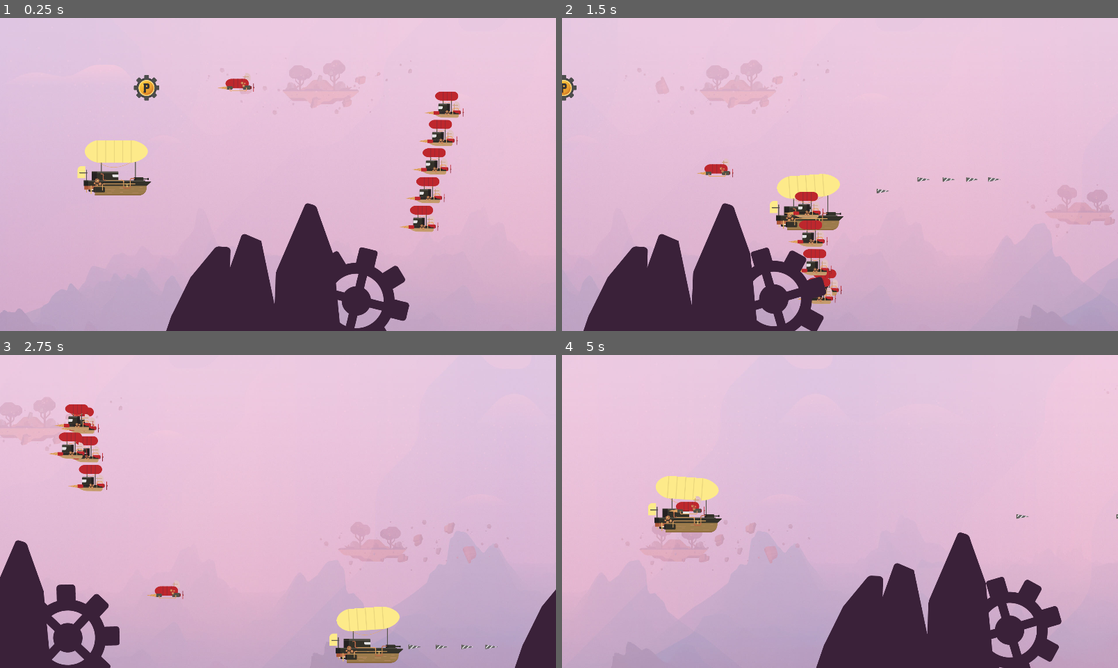
Above: before the commit, frames 1-4 (two rows, left to right).
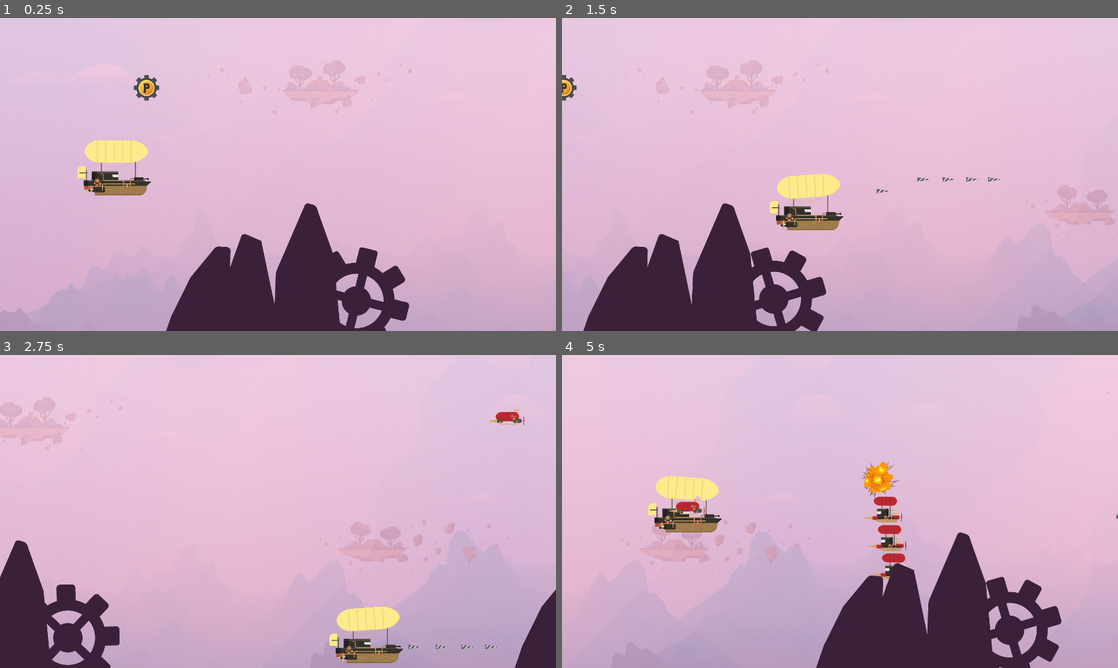
Above: after the commit, the same moments.

Repository: platzi/taller-godot-arkanet
Game: Godot game, scene res://Scenes/Nivel1.tscn
Same seed, same stepped clock (60 frames per second), same inputs: the game is played once before the commit and once after it.
Inputs (mouse positions are in pixels of both pictures, inside the frame that each line leads up to):
- Up to frame 1 (0.25 s): no input
- Up to frame 2 (1.5 s): move the mouse to (962, 158) at 0.52 s; press the mouse at (962, 158) at 0.53 s; hold D (move_right) 0.53-1.28 s; move the mouse to (728, 190) at 1.27 s; release the mouse at (728, 190) at 1.28 s; hold S (move_down) from 1.28 s (still down); click (728, 190) at 1.35 s
- Up to frame 3 (2.75 s): move the mouse to (333, 442) at 2.02 s; release S (move_down) at 2.03 s; press the mouse at (333, 442) at 2.03 s; hold D (move_right) from 2.03 s (still down)
- Up to frame 4 (5 s): move the mouse to (812, 574) at 2.77 s; release D (move_right) at 2.78 s; release the mouse at (812, 574) at 2.78 s; hold W (move_up) 2.78-3.53 s; click (812, 574) at 2.85 s; move the mouse to (1006, 558) at 3.52 s; press the mouse at (1006, 558) at 3.53 s; hold A (move_left) from 3.53 s (still down); move the mouse to (673, 464) at 4.27 s; release the mouse at (673, 464) at 4.28 s; click (673, 464) at 4.35 s

The runs differ from the first frame. In frame 1, 1.7% of the frame differs, in the area x 39-84%, y 17-69%; in frame 2, 1.3%; in frame 3, 1.7%; in frame 4, 1.2%.

Commit message:
Clase 14 - Optimizando movimientos y memoria

Diff:
--- a/Scenes/Disparo.tscn
+++ b/Scenes/Disparo.tscn
@@ -62,7 +62,6 @@
 [node name="AnimatedSprite" type="AnimatedSprite" parent="."]
 frames = SubResource( 8 )
 animation = "disparo"
-frame = 2
 playing = true
 
 [node name="CollisionShape2D" type="CollisionShape2D" parent="."]
@@ -77,4 +76,8 @@
 position = Vector2( 23, 0 )
 shape = SubResource( 10 )
 
+[node name="VisibilityNotifier2D" type="VisibilityNotifier2D" parent="."]
+position = Vector2( -12, 0 )
+
 [connection signal="area_entered" from="Area2D" to="." method="_on_Area2D_area_entered"]
+[connection signal="screen_exited" from="VisibilityNotifier2D" to="." method="_on_VisibilityNotifier2D_screen_exited"]
--- a/Scenes/DisparoEspecial.tscn
+++ b/Scenes/DisparoEspecial.tscn
@@ -1,8 +1,10 @@
-[gd_scene load_steps=2 format=2]
+[gd_scene load_steps=3 format=2]
 
 [ext_resource path="res://Scenes/Disparo.tscn" type="PackedScene" id=1]
+[ext_resource path="res://Scripts/DisparoEspecial.gd" type="Script" id=2]
 
 [node name="DisparoEspecial" type="Node2D"]
+script = ExtResource( 2 )
 
 [node name="Disparo" parent="." instance=ExtResource( 1 )]
 position = Vector2( 0, -100 )
--- a/Scenes/Enemigo.tscn
+++ b/Scenes/Enemigo.tscn
@@ -103,10 +103,13 @@
 [node name="AnimatedSprite" type="AnimatedSprite" parent="."]
 frames = SubResource( 7 )
 animation = "Idle"
-frame = 4
 playing = true
 
 [node name="CollisionShape2D" type="CollisionShape2D" parent="."]
 position = Vector2( -1.19209e-07, 6 )
 rotation = 1.55985
 shape = SubResource( 8 )
+
+[node name="VisibilityNotifier2D" type="VisibilityNotifier2D" parent="."]
+
+[connection signal="screen_exited" from="VisibilityNotifier2D" to="." method="_on_VisibilityNotifier2D_screen_exited"]
--- a/Scenes/EnemigoDirigido.tscn
+++ b/Scenes/EnemigoDirigido.tscn
@@ -108,10 +108,15 @@
 [node name="AnimatedSprite" type="AnimatedSprite" parent="."]
 frames = SubResource( 7 )
 animation = "idle"
-frame = 1
+frame = 5
 playing = true
 
 [node name="CollisionShape2D" type="CollisionShape2D" parent="."]
 position = Vector2( -13, 14 )
 rotation = 1.56279
 shape = SubResource( 8 )
+
+[node name="VisibilityNotifier2D" type="VisibilityNotifier2D" parent="."]
+
+[connection signal="screen_entered" from="VisibilityNotifier2D" to="." method="_on_VisibilityNotifier2D_screen_entered"]
+[connection signal="screen_exited" from="VisibilityNotifier2D" to="." method="_on_VisibilityNotifier2D_screen_exited"]
--- a/Scenes/GrupoEnemigos.tscn
+++ b/Scenes/GrupoEnemigos.tscn
@@ -55,3 +55,8 @@
 loop = false
 
 [node name="Enemigo" parent="PathFollow2D5" instance=ExtResource( 1 )]
+
+[node name="VisibilityNotifier2D" type="VisibilityNotifier2D" parent="."]
+position = Vector2( 1490, 641 )
+
+[connection signal="screen_entered" from="VisibilityNotifier2D" to="." method="_on_VisibilityNotifier2D_screen_entered"]
--- a/Scenes/Nivel1.tscn
+++ b/Scenes/Nivel1.tscn
@@ -32,10 +32,11 @@
 position = Vector2( -560, -21 )
 
 [node name="GrupoEnemigos" parent="." instance=ExtResource( 2 )]
+position = Vector2( 1696, 52 )
 speed = 500.0
 
 [node name="EnemigoDirigido" parent="." instance=ExtResource( 3 )]
-position = Vector2( 1020, 154 )
+position = Vector2( 2936, 98 )
 
 [node name="PowerUp" type="Area2D" parent="."]
 position = Vector2( 606, 241 )
--- a/Scripts/Disparo.gd
+++ b/Scripts/Disparo.gd
@@ -7,4 +7,10 @@
 	if area.is_in_group("enemigo"):
 		Global.add_puntos(area.puntos)
 		area.set_explosion()
+		queue_free()
 	pass # Replace with function body.
+
+
+func _on_VisibilityNotifier2D_screen_exited():
+	queue_free()
+	pass # Replace with function body.
--- /dev/null
+++ b/Scripts/DisparoEspecial.gd
@@ -0,0 +1,6 @@
+extends Node2D
+
+
+func _physics_process(_delta):
+	if get_child_count() == 0:
+		queue_free()
--- a/Scripts/Enemigo.gd
+++ b/Scripts/Enemigo.gd
@@ -8,3 +8,8 @@
 	$AnimatedSprite.animation = "explosion"
 	yield($AnimatedSprite,"animation_finished")
 	queue_free()
+
+
+func _on_VisibilityNotifier2D_screen_exited():
+	queue_free()
+	pass # Replace with function body.
--- a/Scripts/EnemigoDirigido.gd
+++ b/Scripts/EnemigoDirigido.gd
@@ -4,6 +4,8 @@
 export (int) var puntos = 50
 
 onready var personaje = get_tree().get_nodes_in_group("personaje")
+
+var is_in_screen = false
 
 func set_explosion():
 	collision_mask = 0
@@ -13,5 +15,14 @@
 	queue_free()
 
 func _physics_process(delta):
-	var posicion_personaje = personaje[0].global_position
-	global_position = global_position.move_toward(posicion_personaje ,velocidad*delta)
+	if is_in_screen:
+		var posicion_personaje = personaje[0].global_position
+		global_position = global_position.move_toward(posicion_personaje ,velocidad*delta)
+
+
+func _on_VisibilityNotifier2D_screen_exited():
+	queue_free()
+
+
+func _on_VisibilityNotifier2D_screen_entered():
+	is_in_screen = true
--- a/Scripts/GrupoEnemigos.gd
+++ b/Scripts/GrupoEnemigos.gd
@@ -4,7 +4,14 @@
 
 onready var recorridos = get_children()
 
+var is_in_screen = false
 
 func _physics_process(delta):
-	for recorrido in recorridos:
-		recorrido.offset += speed*delta
+	if is_in_screen:
+		for recorrido in recorridos:
+			if recorrido.get_class() == "PathFollow2D":
+				recorrido.offset += speed*delta
+
+
+func _on_VisibilityNotifier2D_screen_entered():
+	is_in_screen = true
